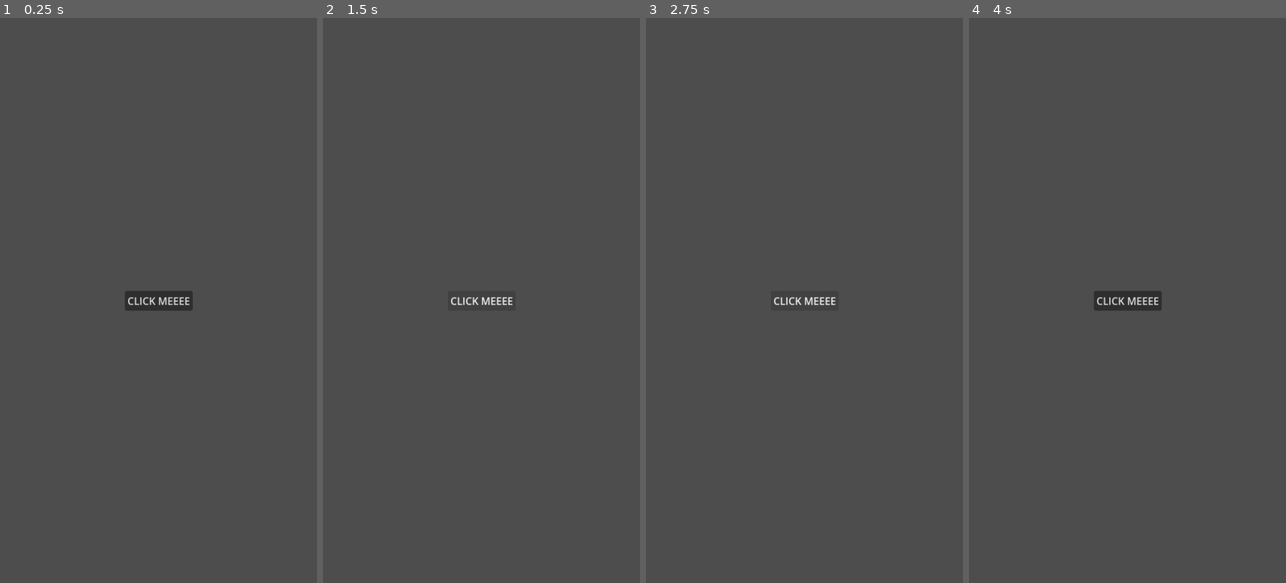
Above: before the commit, frames 1-4 (left to right).
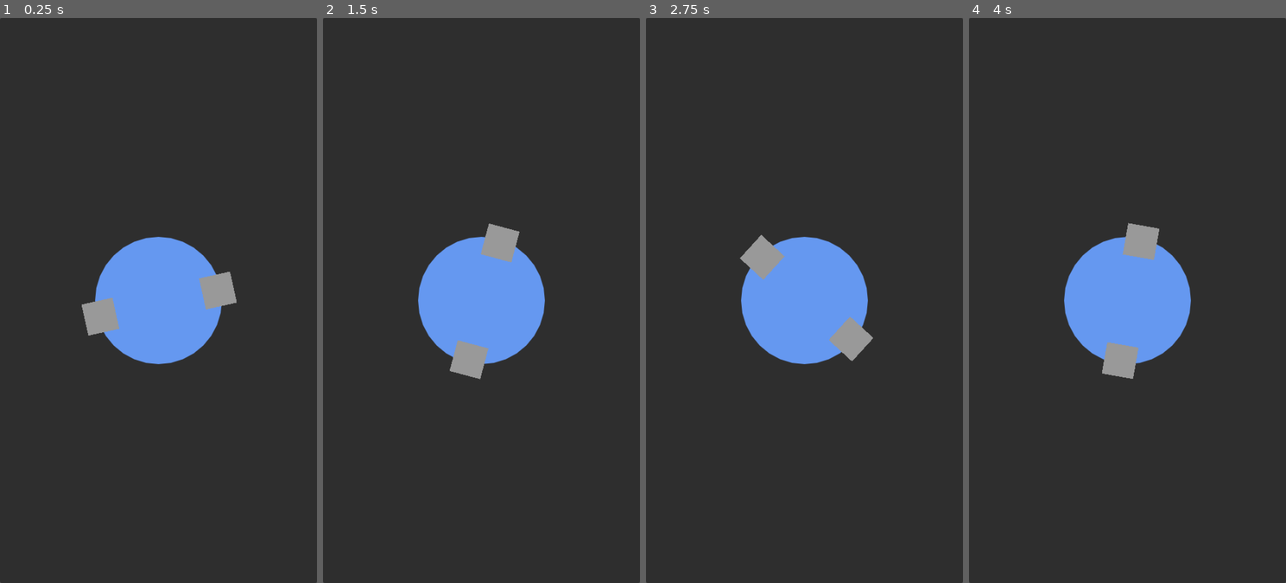
Above: after the commit, the same moments.

Repository: kotofeyy/CircleBattle
Game: Godot game, scene res://main.tscn
Two runs of this game, one before a commit and one after it. Both use one fixed random seed, a clock stepped at 60 frames per second and the inputs below. Before the commit the project has no main scene; this scene is started directly in both runs.
Inputs (mouse positions are in pixels of both pictures, inside the frame that each line leads up to):
- Up to frame 1 (0.25 s): no input
- Up to frame 2 (1.5 s): click (481, 300) at 0.5 s, where only the run before the commit has a clickable "CLICK MEEEE"; click (481, 300) at 1.25 s, where only the run before the commit has a clickable "CLICK MEEEE"
- Up to frame 3 (2.75 s): click (804, 300) at 2 s, where only the run before the commit has a clickable "CLICK MEEEE"
- Up to frame 4 (4 s): move the mouse to (1197, 272) at 2.77 s; press the mouse at (1197, 272) at 2.78 s; move the mouse to (1064, 328) at 3.52 s; release the mouse at (1064, 328) at 3.53 s; click (1064, 328) at 3.6 s

The runs differ from the first frame. In frame 1, 100% of the frame differs, in the area x 0-100%, y 0-100%; in frame 2, 100%; in frame 3, 100%; in frame 4, 100%.

Commit message:
вращение

Diff:
--- /dev/null
+++ b/code/main.gd
@@ -0,0 +1,21 @@
+extends Control
+@onready var panel: Panel = $Panel
+
+
+var direction: bool
+
+
+func _ready() -> void:
+	pass
+
+
+func _physics_process(delta: float) -> void:
+	if direction:
+		panel.rotation_degrees += 50 * delta
+	else:
+		panel.rotation_degrees -= 50 * delta
+
+
+func _unhandled_input(event: InputEvent) -> void:
+	if event is InputEventMouseButton  and event.is_action_pressed("mouse_action"):
+		direction = !direction
--- a/main.tscn
+++ b/main.tscn
@@ -1,4 +1,15 @@
 [gd_scene format=3 uid="uid://cdhlpftxu8jel"]
+
+[ext_resource type="Script" uid="uid://bce8vin34cd88" path="res://code/main.gd" id="1_ig7tw"]
+
+[sub_resource type="StyleBoxFlat" id="StyleBoxFlat_7dm0k"]
+bg_color = Color(0.3954539, 0.5960563, 0.9408558, 1)
+corner_radius_top_left = 100
+corner_radius_top_right = 100
+corner_radius_bottom_right = 100
+corner_radius_bottom_left = 100
+
+[sub_resource type="StyleBoxFlat" id="StyleBoxFlat_0xm2m"]
 
 [node name="Main" type="Control" unique_id=2112709019]
 layout_mode = 3
@@ -7,18 +18,76 @@
 anchor_bottom = 1.0
 grow_horizontal = 2
 grow_vertical = 2
+mouse_filter = 2
+script = ExtResource("1_ig7tw")
 
-[node name="Button" type="Button" parent="." unique_id=285419592]
+[node name="Background" type="Panel" parent="." unique_id=1927408126]
+layout_mode = 1
+anchors_preset = 15
+anchor_right = 1.0
+anchor_bottom = 1.0
+grow_horizontal = 2
+grow_vertical = 2
+mouse_filter = 2
+
+[node name="CircleBackground" type="Panel" parent="." unique_id=251562514]
 layout_mode = 1
 anchors_preset = 8
 anchor_left = 0.5
 anchor_top = 0.5
 anchor_right = 0.5
 anchor_bottom = 0.5
-offset_left = -53.5
-offset_top = -15.5
-offset_right = 53.5
-offset_bottom = 15.5
+offset_left = -100.0
+offset_top = -100.0
+offset_right = 100.0
+offset_bottom = 100.0
 grow_horizontal = 2
 grow_vertical = 2
-text = "CLICK MEEEE"
+theme_override_styles/panel = SubResource("StyleBoxFlat_7dm0k")
+
+[node name="Panel" type="Panel" parent="." unique_id=810005137]
+self_modulate = Color(1, 1, 1, 0)
+custom_minimum_size = Vector2(200, 200)
+layout_mode = 1
+anchors_preset = 8
+anchor_left = 0.5
+anchor_top = 0.5
+anchor_right = 0.5
+anchor_bottom = 0.5
+offset_left = -100.0
+offset_top = -100.0
+offset_right = 100.0
+offset_bottom = 100.0
+grow_horizontal = 2
+grow_vertical = 2
+pivot_offset_ratio = Vector2(0.5, 0.5)
+
+[node name="Element" type="Panel" parent="Panel" unique_id=788550441]
+layout_mode = 1
+anchors_preset = 8
+anchor_left = 0.5
+anchor_top = 0.5
+anchor_right = 0.5
+anchor_bottom = 0.5
+offset_left = 70.0
+offset_top = -20.0
+offset_right = 120.00015
+offset_bottom = 30.000061
+grow_horizontal = 2
+grow_vertical = 2
+theme_override_styles/panel = SubResource("StyleBoxFlat_0xm2m")
+
+[node name="Element2" type="Panel" parent="Panel" unique_id=1908092260]
+layout_mode = 1
+anchors_preset = 8
+anchor_left = 0.5
+anchor_top = 0.5
+anchor_right = 0.5
+anchor_bottom = 0.5
+offset_left = -120.0
+offset_top = -20.0
+offset_right = -69.99982
+offset_bottom = 30.000061
+grow_horizontal = 2
+grow_vertical = 2
+theme_override_styles/panel = SubResource("StyleBoxFlat_0xm2m")
--- a/project.godot
+++ b/project.godot
@@ -11,6 +11,7 @@
 [application]
 
 config/name="casual"
+run/main_scene="uid://cdhlpftxu8jel"
 config/features=PackedStringArray("4.6", "Mobile")
 config/icon="res://icon.svg"
 
@@ -18,6 +19,14 @@
 
 window/size/viewport_width=500
 window/size/viewport_height=888
+
+[input]
+
+mouse_action={
+"deadzone": 0.5,
+"events": [Object(InputEventMouseButton,"resource_local_to_scene":false,"resource_name":"","device":-1,"window_id":0,"alt_pressed":false,"shift_pressed":false,"ctrl_pressed":false,"meta_pressed":false,"button_mask":1,"position":Vector2(182, 21),"global_position":Vector2(191, 69),"factor":1.0,"button_index":1,"canceled":false,"pressed":true,"double_click":false,"script":null)
+]
+}
 
 [physics]
 
Not shown, added: code/main.gd.uid
